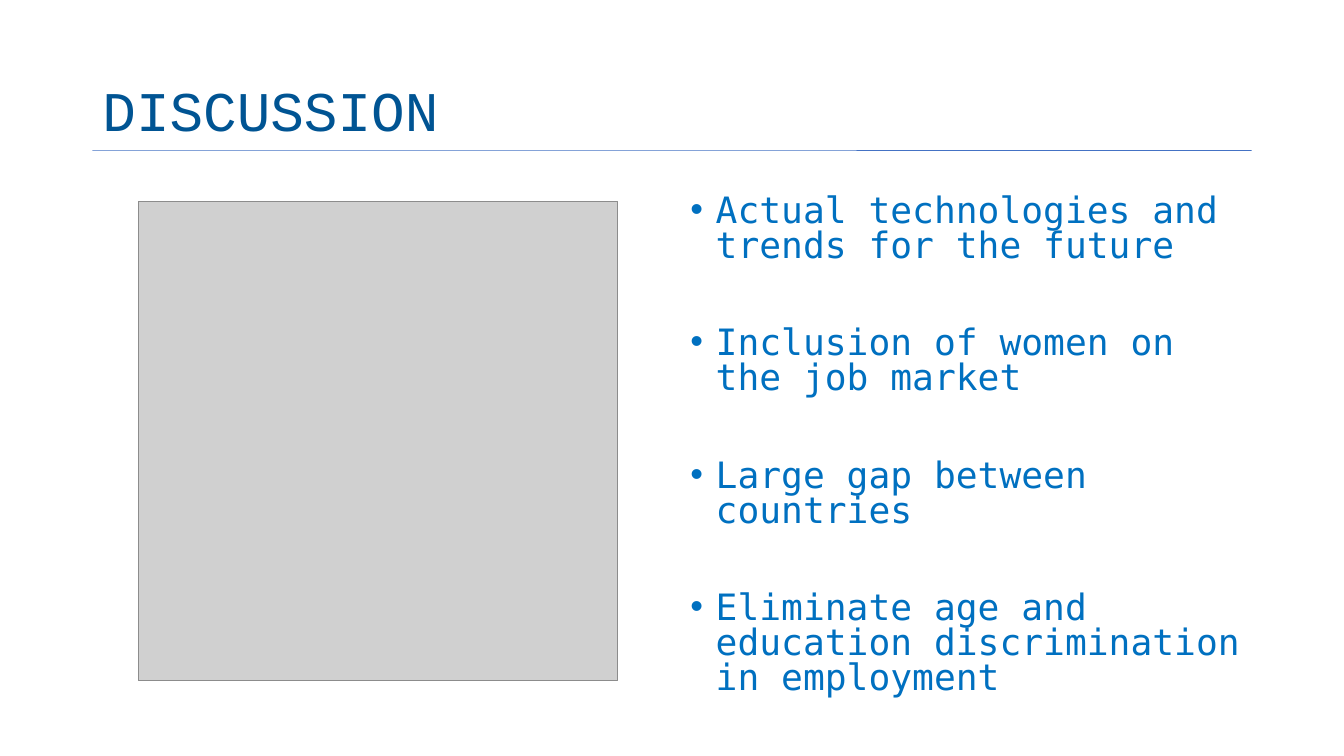
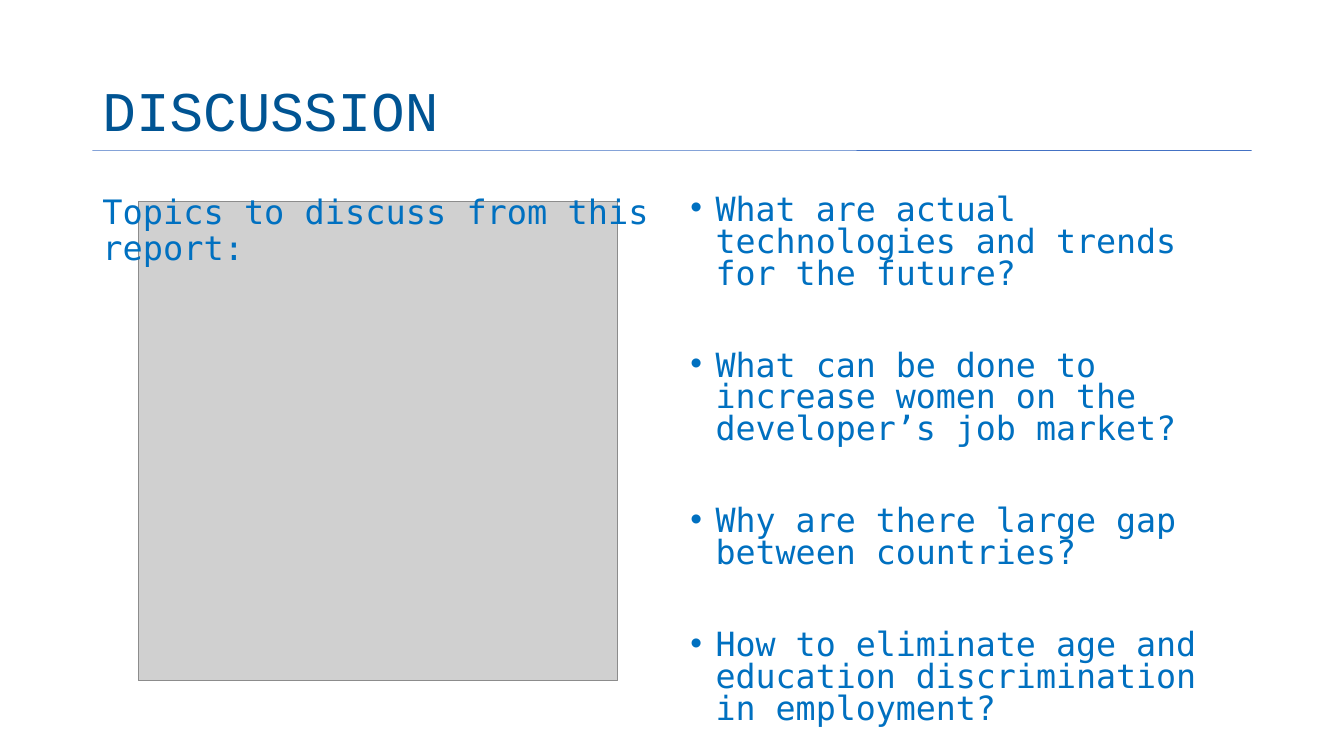
Before and after one commit to leandro998/IBM-Data-Analyst-Certification, a slide deck: slide 15 of capstone-story.pptx. Drawn at 1344x756 pixels with LibreOffice and Linux fonts; fonts in the diff are those of the drawing; grey boxes stand for pictures; background and template pictures are left out. Boxes give left, top, right and bottom in pixels: in the first picture for what was removed or moved away, otherwise in the second. Text is boxed around its words. In the diff, an @@ line names an element or a change of style, - is before the commit and + after.

Commit message:
final presentation

```diff
--- a/capstone-story.pptx
+++ b/capstone-story.pptx
@@ text added at [102,196,649,268], 24 pt, text #0070C0 @@
+Topics to discuss from this report:
@@ text at [716,195,1196,727]: text changed; size 25.9 to 23.8 pt @@
-• Actual technologies and trends for the future
-• Inclusion of women on the job market
-• Large gap between countries
-• Eliminate age and education discrimination in employment
+• What are actual technologies and trends for the future?
+• What can be done to increase women on the developer’s job market?
+• Why are there large gap between countries?
+• How to eliminate age and education discrimination in employment?
```
Also in this commit, not shown: 5 other slides changed, 3 other files.
